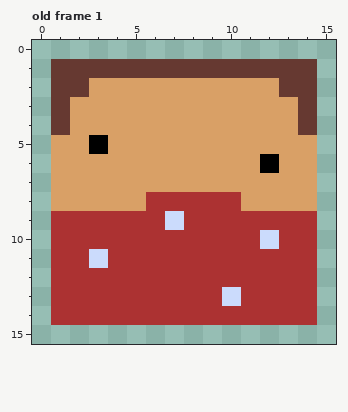
Pixel-art file -- Assets/Sprites/Characters/Bandit_Kid_Robbie.aseprite. The picture above is the old version.
16x16 pixels, 1 frame. Shown: old frame 1. The commit also changed other frames, which this record leaves out.
And afterwards:
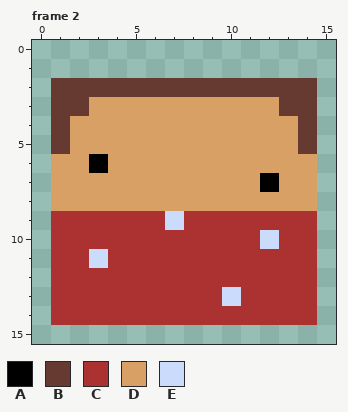
Palette (. is transparent): A #000000  B #663931  C #ac3232  D #d9a066  E #cbdbfc
A new or re-ordered frame is compared with the old frame closest to it.
Changes in this commit:
frames 1 -> 8
Changed rows in their new state; - is an unchanged pixel.
Frame 2 is new; against old frame 1:
first column x 1:
 1 ..............
 2 --BBBBBBBBBB--
 3 -B----------B-
 5 B-D----------B
 6 --A--------D--
 7 -----------A--
 8 -----DDDDD----
Where, in picture pixels (left, top, right, bottom), the same in both pictures:
changed: (51, 59, 317, 211)
